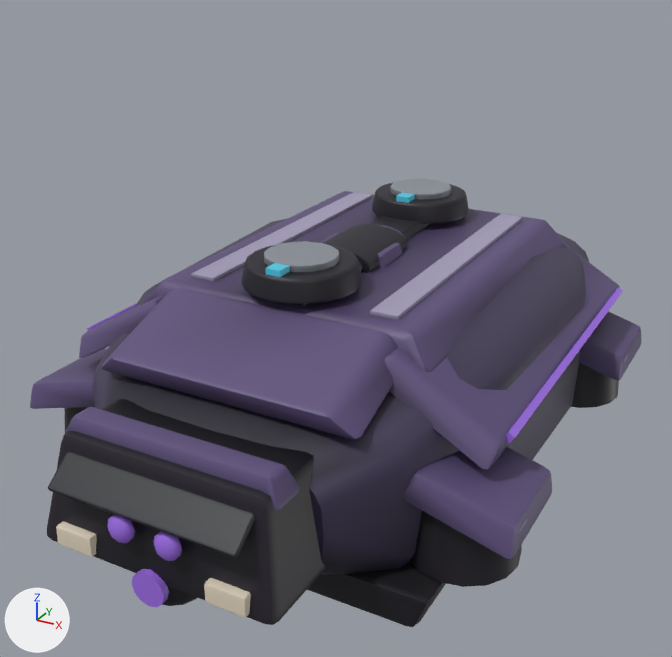
The glTF model assets/vehicles/ex_strider_2.glb: old version first, new version second.
Both versions are drawn from a camera (50 mm lens) standing at (3.33, -6.43, 3.47) and looking at (-0.06, -0.26, 0.39). The axes (+X, +Y, +Z) are drawn at lower left. The lights are the same throughout. The older version comes first. Where no turn or scale is listed for an object, it has been applied to the vertices. Vertices at exactly the same position are counted once.

The scene before the commit, as lines of its bpy script (objects in view):
```python
me_mesh_0 = bpy.data.meshes.new('Mesh_0')
me_mesh_0.from_pydata(...)  # 2928 vertices, 5676 faces; spans x 0.0..4.06, y -5.79..0.0, z 0.0..2.12
# faces by material slot: [1488, 2412, 696, 380, 108, 216, 376]
me_mesh_0.materials.append(mat_hull)
me_mesh_0.materials.append(mat_dark)
me_mesh_0.materials.append(mat_trim)
me_mesh_0.materials.append(mat_glow)
me_mesh_0.materials.append(mat_glass)
me_mesh_0.materials.append(mat_lamp)
me_mesh_0.materials.append(mat_chrome)
me_mesh_3 = bpy.data.meshes.new('Mesh_3')
me_mesh_3.from_pydata(...)  # 1676 vertices, 3264 faces; spans x 1.703..2.358, y -3.374..-2.421, z 0.739..1.992
# faces by material slot: [1284, 1028, 440, 440, 72]
me_mesh_3.materials.append(mat_dark)
me_mesh_3.materials.append(mat_hull)
me_mesh_3.materials.append(mat_trim)
me_mesh_3.materials.append(mat_chrome)
me_mesh_3.materials.append(mat_glow)
ob_mesh_0 = bpy.data.objects.new('Mesh_0', me_mesh_0)
ob_mesh_0.location = (-2.03, 2.9, -0.87)
ob_mesh_3 = bpy.data.objects.new('Mesh_3', me_mesh_3)
ob_mesh_3.location = (-2.03, 2.9, -0.87)
```
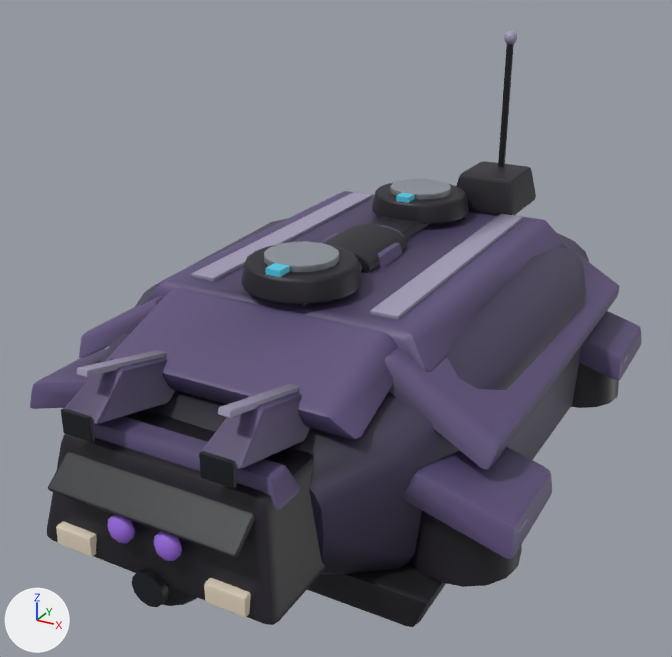
Location of each change, [x1, y1, x2, y2] in pixels of the pictures (672 x 657 px):
'Mesh_0', reshaped (33% taller)
    before: [30, 179, 641, 627]
    after: [30, 30, 641, 627]
part 1 of me_mesh_0, added
    after: [498, 44, 514, 167]
part 2 of me_mesh_0, added
    after: [504, 30, 517, 44]
part 3 of me_mesh_0, added
    after: [199, 451, 237, 488]
part 4 of me_mesh_0, added
    after: [61, 408, 95, 442]
part 5 of me_mesh_0, added (purple)
    after: [202, 392, 310, 469]
part 6 of me_mesh_0, added (purple)
    after: [65, 357, 175, 424]
part 7 of me_mesh_0, added
    after: [457, 161, 536, 215]
part 8 of me_mesh_0, added
    after: [218, 384, 300, 418]
part 9 of me_mesh_0, added
    after: [77, 350, 167, 377]
part 10 of me_mesh_0, deleted
    before: [506, 287, 623, 444]
part 11 of me_mesh_0, deleted (mostly hidden)
    before: [87, 303, 137, 331]
part 12 of me_mesh_0, recoloured
    before: [68, 209, 618, 607]
    after: [93, 214, 619, 607]
part 13 of me_mesh_0, recoloured (purple to black)
    both: [132, 569, 169, 607]

What the commit changed:
me_mesh_0 is used by ob_mesh_0; location (-2.03, 2.9, -0.87).
me_mesh_0 had 2928 vertices, 5676 faces and spanned x 0.0..4.06, y -5.79..0.0, z 0.0..2.12.
me_mesh_0 now has 3358 vertices, 6508 faces and spans x 0.0..4.06, y -5.79..0.0, z 0.0..3.42.
me_mesh_0 part 1: a new loose piece, a 6-sided cylinder along z spanning x 2.469..2.525, y -0.852..-0.788, z 2.154..3.337, in mat_dark.
me_mesh_0 part 2: a new loose piece, an icosphere of 80 faces spanning x 2.43..2.56, y -0.88..-0.76, z 3.29..3.42, in mat_trim.
me_mesh_0 part 3: the loose piece of 56 vertices spanning x 2.48..2.78, y -5.74..-5.66, z 0.54..0.69 is copied, and the copy is scaled about its middle by (0.807, 0.377, 1.24), then moved by (-0.07, 0.06, 0.84), in mat_glass; it spans x 2.45..2.68, y -5.66..-5.63, z 1.37..1.54.
me_mesh_0 part 4: the loose piece of 56 vertices spanning x 1.28..1.58, y -5.74..-5.66, z 0.54..0.69 is copied, and the copy is scaled about its middle by (0.807, 0.377, 1.24), then moved by (0.07, 0.06, 0.84), in mat_glass; it spans x 1.38..1.62, y -5.66..-5.63, z 1.37..1.54.
me_mesh_0 part 5: a new loose piece of 56 vertices spanning x 2.41..2.72, y -5.64..-4.47, z 1.2..1.7, in mat_hull.
me_mesh_0 part 6: a new loose piece of 56 vertices spanning x 1.35..1.65, y -5.64..-4.47, z 1.2..1.7, in mat_hull.
me_mesh_0 part 7: a new loose piece of 56 vertices spanning x 2.18..2.81, y -1.33..-0.6, z 1.83..2.18, in mat_dark.
me_mesh_0 part 8: a new loose piece of 56 vertices spanning x 2.52..2.61, y -5.56..-4.49, z 1.5..1.8, in mat_trim.
me_mesh_0 part 9: a new loose piece of 56 vertices spanning x 1.45..1.54, y -5.56..-4.49, z 1.5..1.8, in mat_trim.
me_mesh_0 part 10: the loose piece of 8 vertices spanning x 3.77..3.85, y -4.18..-1.22, z 1.22..1.31 is deleted.
me_mesh_0 part 11: the loose piece of 8 vertices spanning x 0.21..0.29, y -4.18..-1.22, z 1.22..1.31 is deleted.
me_mesh_0 part 12: 436 kept faces spanning x 0.0..4.06, y -5.74..-0.42, z 0.33..2.12 get new vertex colours.
me_mesh_0 part 13: 36 faces spanning x 1.9..2.16, y -5.74..-5.69, z 0.33..0.58 switch from mat_glow to mat_glass.
